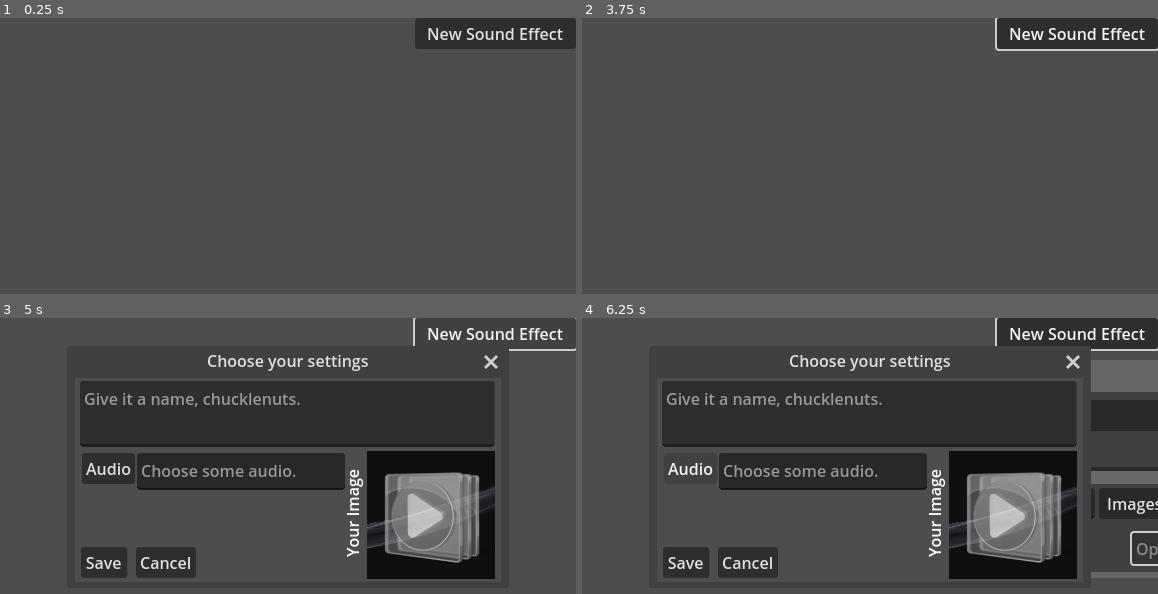
Above: before the commit, frames 1-4 (two rows, left to right).
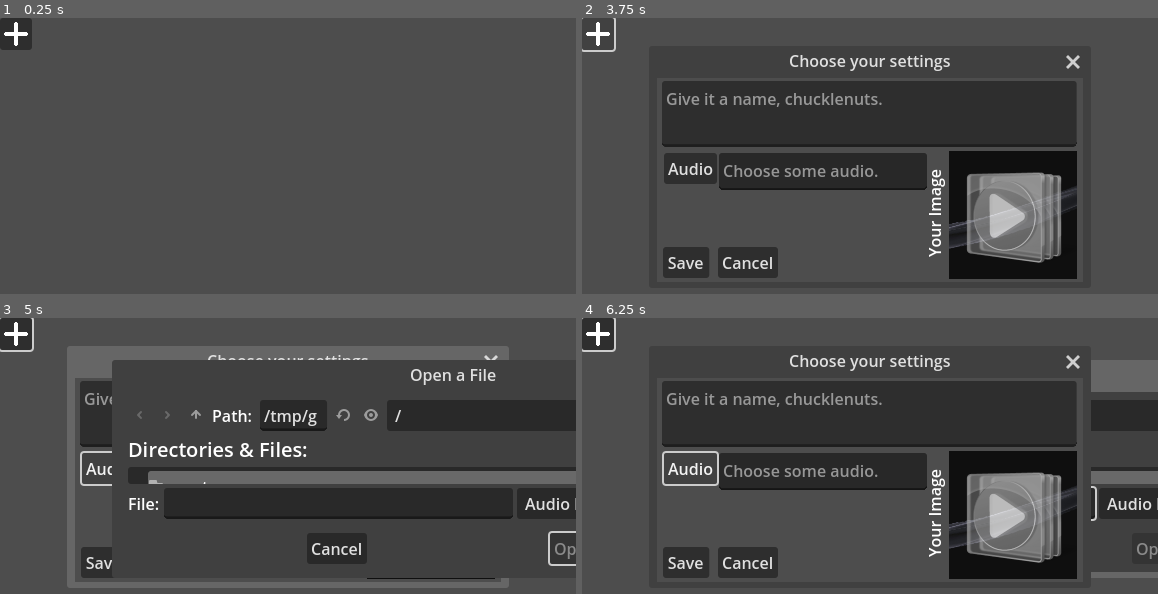
Above: after the commit, the same moments.

Repository: Pacomatic1/Pacos_Simple_GD_Soundboard
Game: Godot game, scene res://assets/scenes/playloadwindow/playaudiowindow.tscn
Two runs of this game, one before a commit and one after it. Both use one fixed random seed, a clock stepped at 60 frames per second and the inputs below.
Inputs (mouse positions are in pixels of both pictures, inside the frame that each line leads up to):
- Up to frame 1 (0.25 s): no input
- Up to frame 2 (3.75 s): click (1077, 34) at 0.5 s, where only the run before the commit has a clickable "New Sound Effect"; click (599, 34) at 1.27 s; click (870, 114) at 2.02 s; type "Alex" at 2.1 s; click "Save" at 2.75 s; click (599, 34) at 3.52 s
- Up to frame 3 (5 s): click "New Sound Effect" (after the commit: "Audio") at 4.25 s
- Up to frame 4 (6.25 s): click (1014, 513) at 5 s; click "Audio" at 5.75 s

The runs differ from the first frame. In frame 1, 3.7% of the frame differs, in the area x 0-100%, y 0-12%; in frame 2, 38%, in the area x 0-100%, y 0-95%; in frame 3, 32%; in frame 4, 4.3%.

Commit message:
Misc changes + Better vine boom

Diff:
--- a/assets/scenes/globalmodule/globalthingscode.gd
+++ b/assets/scenes/globalmodule/globalthingscode.gd
@@ -24,7 +24,7 @@
 	else: ImageToStore = Image.load_from_file(ImagePath)
 	ImageToStore.save_png("user://profiles/" + CurrentProfile + "/soundeffects/" + UniqueSoundID + "/coverimage.png")
 	# Now for the audio.
-	if AudioPath == '': AudioPath = "res://assets/themes/default/unchosenaudio.mp3"
+	if AudioPath == '': AudioPath = "res://assets/themes/default/unchosenaudio.ogg"
 	var AudioToStore = FileAccess.open("user://profiles/" + CurrentProfile + "/soundeffects/" + UniqueSoundID + "/soundeffect." + AudioPath.get_extension(), FileAccess.WRITE)
 	var AudioToStoreBuffer
 	AudioToStoreBuffer = FileAccess.get_file_as_bytes(AudioPath)
@@ -32,13 +32,16 @@
 	print("Save complete.")
 	emit_signal("sound_has_been_saved")
 	print("You can find the sound at " + "user://profiles/" + CurrentProfile + "/soundeffects/" + UniqueSoundID + '/')
+	# Close and flush.
+	AudioToStore.flush()
+	titlefile.flush()
 
 
 
 
 
-
-func PlayAudioFile(pathtofile):
+func _ready(): PlayAudioFile("C:/Users/ammar/Documents/Ammars Stuff/My Games, bots, etc/Games Using Godot/projects/Hand-Made Soundboard/assets/themes/default/unchosenaudio.ogg")
+func PlayAudioFile(pathtofile: String):
 	# Call this function, with whatever path you desire. Then it will do the thing.
 	# By the way, the path can come from anywhere, like the root of the drive. Yay!
 	$AudioStreamPlayer.stream = load(pathtofile)
--- /dev/null
+++ b/assets/scenes/misc/credits/credits.gd
@@ -0,0 +1,3 @@
+extends Window
+func _on_close_requested(): _on_exitbutton_pressed()
+func _on_exitbutton_pressed(): self.queue_free()
--- /dev/null
+++ b/assets/scenes/misc/credits/credits.tscn
@@ -0,0 +1,50 @@
+[gd_scene load_steps=2 format=3 uid="uid://ci1w052u48xl8"]
+
+[ext_resource type="Script" path="res://assets/scenes/misc/credits/credits.gd" id="1_6wrn1"]
+
+[node name="Window" type="Window"]
+title = "Credits"
+position = Vector2i(0, 36)
+size = Vector2i(570, 260)
+transient = true
+exclusive = true
+unresizable = true
+script = ExtResource("1_6wrn1")
+
+[node name="Control2" type="Control" parent="."]
+layout_mode = 3
+anchors_preset = 3
+anchor_left = 1.0
+anchor_top = 1.0
+anchor_right = 1.0
+anchor_bottom = 1.0
+offset_left = -40.0
+offset_top = -40.0
+grow_horizontal = 0
+grow_vertical = 0
+
+[node name="Exitbutton" type="Button" parent="Control2"]
+layout_mode = 0
+offset_right = 37.0
+offset_bottom = 31.0
+text = "Exit"
+
+[node name="Control" type="Control" parent="."]
+layout_mode = 3
+anchors_preset = 15
+anchor_right = 1.0
+anchor_bottom = 1.0
+grow_horizontal = 2
+grow_vertical = 2
+
+[node name="RichTextLabel" type="RichTextLabel" parent="Control"]
+layout_mode = 0
+offset_right = 570.0
+offset_bottom = 260.0
+text = "Pacomatic - pacomatic1.github.io - Programmer, Artist
+"
+threaded = true
+progress_bar_delay = 50
+
+[connection signal="close_requested" from="." to="." method="_on_close_requested"]
+[connection signal="pressed" from="Control2/Exitbutton" to="." method="_on_exitbutton_pressed"]
--- a/assets/scenes/playloadwindow/playaudiowindow.gd
+++ b/assets/scenes/playloadwindow/playaudiowindow.gd
@@ -1,8 +1,11 @@
 extends Node
-
 var audio_modify_dialog = load("res://assets/scenes/audiocustomizewindow/audiocustomizewindow.tscn")
 signal send_to_modify_sound_effect(unique_id)
-func when_new_sound_button_pressed():
+
+
+
+# Once you decide to modify an object...
+func _on_file_mod_button_pressed(): when_sound_modified()
+func when_sound_modified():
 	add_child(audio_modify_dialog.instantiate())
 	emit_signal("send_to_modify_sound_effect", "add unique id support")
-	$"/root/GlobalModule".PlayAudioFile("C:/Users/ammar/AppData/Roaming/Godot/app_userdata/Hand-Made Soundboard/profiles/add profiles sometime/soundeffects/add unique id support/soundeffect.mp3")
--- a/assets/scenes/playloadwindow/playaudiowindow.tscn
+++ b/assets/scenes/playloadwindow/playaudiowindow.tscn
@@ -1,39 +1,38 @@
-[gd_scene load_steps=2 format=3 uid="uid://cty7a4mr2jeyd"]
+[gd_scene load_steps=3 format=3 uid="uid://68ca2vk6tjtg"]
 
 [ext_resource type="Script" path="res://assets/scenes/playloadwindow/playaudiowindow.gd" id="1_7wugq"]
+[ext_resource type="Texture2D" uid="uid://bqwa303ek508t" path="res://assets/themes/default/plusicon.png" id="2_pulwo"]
 
 [node name="MainParentNode" type="Node"]
 script = ExtResource("1_7wugq")
 
-[node name="UIparent" type="Control" parent="."]
+[node name="UI_Parent" type="Control" parent="."]
 layout_mode = 3
-anchor_left = 1.176
-anchor_top = 1.16
-anchor_right = 1.176
-anchor_bottom = 1.16
-offset_left = -677.376
-offset_top = -375.84
-offset_right = -101.376
-offset_bottom = -51.84
+anchors_preset = 15
+anchor_right = 1.0
+anchor_bottom = 1.0
 grow_horizontal = 2
 grow_vertical = 2
 
-[node name="Control" type="Control" parent="UIparent"]
+[node name="TopBar" type="Control" parent="UI_Parent"]
+layout_direction = 2
+layout_mode = 1
+anchors_preset = 10
+anchor_right = 1.0
+grow_horizontal = 2
+
+[node name="FileButton" type="Control" parent="UI_Parent/TopBar"]
+layout_mode = 1
 anchors_preset = 0
-offset_right = 40.0
-offset_bottom = 40.0
+offset_right = 191.0
+offset_bottom = 32.0
 
-[node name="Button" type="Button" parent="UIparent"]
+[node name="FileModButton" type="Button" parent="UI_Parent/TopBar/FileButton"]
 layout_mode = 1
-anchors_preset = -1
-anchor_left = 1.0
-anchor_right = 1.0
-anchor_bottom = 0.096
-offset_left = -160.992
-offset_bottom = -0.104
-grow_horizontal = 0
-tooltip_text = "Used to create a new sound for your soundboard."
-theme_override_font_sizes/font_size = 0
-text = "New Sound Effect"
+offset_right = 32.0
+offset_bottom = 32.0
+icon = ExtResource("2_pulwo")
+icon_alignment = 1
+expand_icon = true
 
-[connection signal="pressed" from="UIparent/Button" to="." method="when_new_sound_button_pressed"]
+[connection signal="pressed" from="UI_Parent/TopBar/FileButton/FileModButton" to="." method="_on_file_mod_button_pressed"]
--- a/project.godot
+++ b/project.godot
@@ -25,7 +25,6 @@
 window/size/viewport_width=576
 window/size/viewport_height=324
 window/subwindows/embed_subwindows=false
-window/stretch/mode="viewport"
 window/stretch/aspect="expand"
 window/ios/allow_high_refresh_rate=false
 
Not shown, changed: assets/themes/default/Why the PDN.txt
Binary file added: assets/themes/default/plusicon.png
Not shown, added: assets/themes/default/plusicon.png.import
Not shown, removed: assets/themes/default/unchosenaudio.mp3.import
Not shown, added: assets/themes/default/unchosenaudio.ogg.import
Not shown, removed: assets/themes/default/unchosenaudio.mp3
Not shown, added: assets/themes/default/unchosenaudio.ogg
